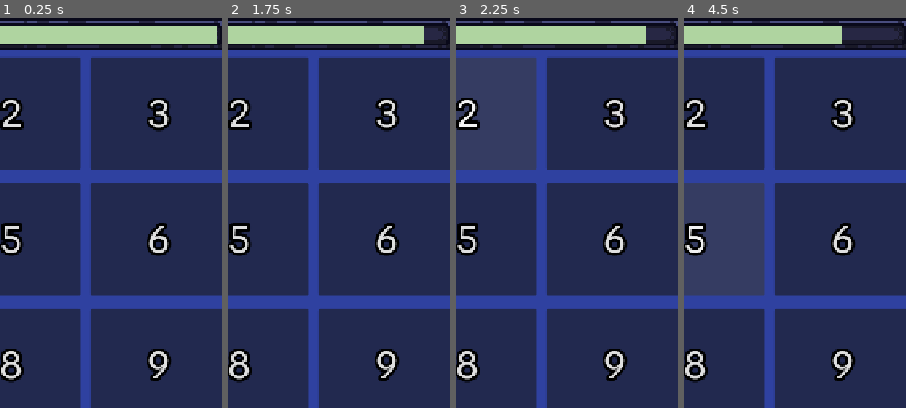
Above: before the commit, frames 1-4 (left to right).
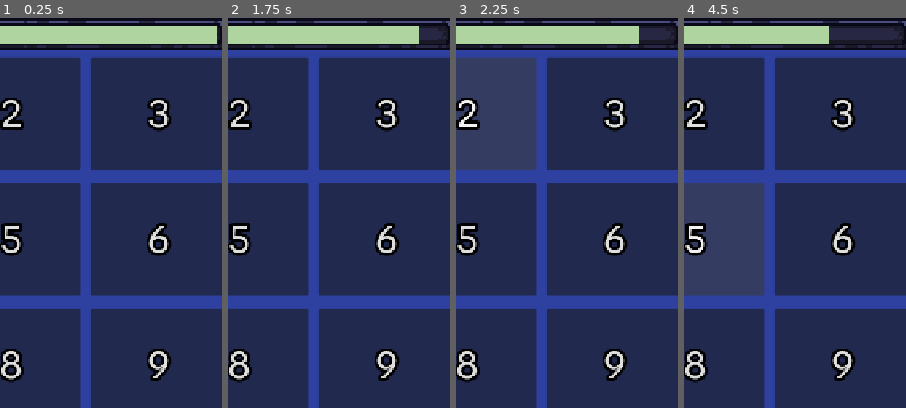
Above: after the commit, the same moments.

Repository: Nano95/project_RUNES
Game: Godot game, scene res://Scenes/FocusChamber.tscn
The game is run twice, just before and just after one commit, with the same random seed, the same clock (stepped at 60 frames per second) and the same inputs. This scene is started directly instead of the project's main scene.
Inputs:
- Up to frame 1 (0.25 s): no input
- Up to frame 2 (1.75 s): click "Clear" at 0.5 s; click "1" at 1.25 s
- Up to frame 3 (2.25 s): click "2" at 2 s
- Up to frame 4 (4.5 s): click "3" at 2.75 s; click "4" at 3.5 s; click "5" at 4.25 s
The pictures show only the part of the screen within x 47-97%, y 32-82%; the shares and areas given below are measured in that part.

Frame 1 is identical in both runs. In frame 2, 0.1% of the frame differs, in the area x 86-89%, y 2-7%; in frame 3, 0.1%; in frame 4, 0.3%, in the area x 65-72%, y 2-7%.
Error before the commit: Invalid access to property or key 'spawn_main_menu' on a base object of type 'Nil'. (res://Scripts/FocusChamber.gd:38)
Error after the commit: Invalid access to property or key 'spawn_main_menu' on a base object of type 'Nil'. (res://Scripts/FocusChamber.gd:39)

Commit message:
Focus chamber is fully working, but needs time restriction

Diff:
--- a/Scenes/FocusChamberModal.tscn
+++ b/Scenes/FocusChamberModal.tscn
@@ -25,13 +25,43 @@
 shader_parameter/time = 4.750000002218258e-07
 shader_parameter/activate = false
 
+[sub_resource type="ShaderMaterial" id="ShaderMaterial_afrjc"]
+resource_local_to_scene = true
+shader = ExtResource("6_jb7aq")
+shader_parameter/time = 4.750000002218258e-07
+shader_parameter/activate = false
+
+[sub_resource type="ShaderMaterial" id="ShaderMaterial_54db4"]
+resource_local_to_scene = true
+shader = ExtResource("6_jb7aq")
+shader_parameter/time = 4.750000002218258e-07
+shader_parameter/activate = false
+
+[sub_resource type="ShaderMaterial" id="ShaderMaterial_jb7aq"]
+resource_local_to_scene = true
+shader = ExtResource("6_jb7aq")
+shader_parameter/time = 4.750000002218258e-07
+shader_parameter/activate = false
+
 [sub_resource type="ShaderMaterial" id="ShaderMaterial_annox"]
 resource_local_to_scene = true
 shader = ExtResource("6_jb7aq")
 shader_parameter/time = 4.750000002218258e-07
 shader_parameter/activate = false
 
-[node name="FocusChamberModal" type="Control" unique_id=674759347 node_paths=PackedStringArray("mainMenuView", "practiceBtn", "trialBtn", "PracticeView", "easyBtn", "medBtn", "hardBtn", "backBtn1", "trialView", "goToTrialBtn", "backBtn2")]
+[sub_resource type="ShaderMaterial" id="ShaderMaterial_6pco4"]
+resource_local_to_scene = true
+shader = ExtResource("6_jb7aq")
+shader_parameter/time = 4.750000002218258e-07
+shader_parameter/activate = false
+
+[sub_resource type="ShaderMaterial" id="ShaderMaterial_6xq21"]
+resource_local_to_scene = true
+shader = ExtResource("6_jb7aq")
+shader_parameter/time = 4.750000002218258e-07
+shader_parameter/activate = false
+
+[node name="FocusChamberModal" type="Control" unique_id=674759347 node_paths=PackedStringArray("mainMenuView", "practiceBtn", "trialBtn", "PracticeView", "easyBtn", "medBtn", "hardBtn", "backBtn1", "easy_hs", "med_hs", "hard_hs", "trial_hs", "trialView", "goToTrialBtn", "backBtn2")]
 layout_mode = 3
 anchors_preset = 8
 anchor_left = 0.5
@@ -51,6 +81,10 @@
 medBtn = NodePath("Panel/Practice/medBtn")
 hardBtn = NodePath("Panel/Practice/hardbtn")
 backBtn1 = NodePath("Panel/Practice/Back")
+easy_hs = NodePath("Panel/Practice/best1")
+med_hs = NodePath("Panel/Practice/best2")
+hard_hs = NodePath("Panel/Practice/best3")
+trial_hs = NodePath("Panel/Trial/best4")
 trialView = NodePath("Panel/Trial")
 goToTrialBtn = NodePath("Panel/Trial/goTrialBtn")
 backBtn2 = NodePath("Panel/Trial/Back")
@@ -165,6 +199,16 @@
 theme_override_font_sizes/font_size = 100
 text = "Easy"
 
+[node name="best1" parent="Panel/Practice" unique_id=1916320797 instance=ExtResource("5_annox")]
+material = SubResource("ShaderMaterial_afrjc")
+layout_mode = 0
+offset_left = 16.0
+offset_top = 287.0
+offset_right = 2176.0
+offset_bottom = 424.0
+text = "Best: 100"
+horizontal_alignment = 1
+
 [node name="medBtn" type="Button" parent="Panel/Practice" unique_id=607334370]
 layout_mode = 1
 anchors_preset = 5
@@ -181,6 +225,16 @@
 theme_override_font_sizes/font_size = 100
 text = "Medium"
 
+[node name="best2" parent="Panel/Practice" unique_id=1734281091 instance=ExtResource("5_annox")]
+material = SubResource("ShaderMaterial_54db4")
+layout_mode = 0
+offset_left = 16.0
+offset_top = 453.0
+offset_right = 2176.0
+offset_bottom = 590.0
+text = "Best: 50"
+horizontal_alignment = 1
+
 [node name="hardbtn" type="Button" parent="Panel/Practice" unique_id=609486937]
 layout_mode = 1
 anchors_preset = 5
@@ -197,6 +251,16 @@
 theme_override_font_sizes/font_size = 100
 text = "Hard
 "
+
+[node name="best3" parent="Panel/Practice" unique_id=1666741112 instance=ExtResource("5_annox")]
+material = SubResource("ShaderMaterial_jb7aq")
+layout_mode = 0
+offset_left = 16.0
+offset_top = 616.0
+offset_right = 2176.0
+offset_bottom = 753.0
+text = "Best: 10"
+horizontal_alignment = 1
 
 [node name="Back" type="Button" parent="Panel/Practice" unique_id=128109825]
 layout_mode = 1
@@ -227,7 +291,32 @@
 offset_top = 103.0
 offset_right = 2176.0
 offset_bottom = 453.0
-text = "A timed mental trial. Gain essences based on the success of your concentration."
+text = "A timed mental trial. Rest and come back for more trials."
+horizontal_alignment = 1
+
+[node name="Info2" parent="Panel/Trial" unique_id=46901148 instance=ExtResource("5_annox")]
+material = SubResource("ShaderMaterial_6pco4")
+layout_mode = 0
+offset_left = 16.0
+offset_top = 257.0
+offset_right = 2176.0
+offset_bottom = 1034.0
+text = "For every correct sequence, get essence rewards!
+
+The longer your stay, longer the sequences will become, but will yield higher rewards.
+
+For every correct answer, you will also get a small amount of time back."
+horizontal_alignment = 1
+
+[node name="best4" parent="Panel/Trial" unique_id=763974126 instance=ExtResource("5_annox")]
+material = SubResource("ShaderMaterial_6xq21")
+layout_mode = 0
+offset_left = 16.0
+offset_top = 564.0
+offset_right = 1645.9999
+offset_bottom = 701.0
+scale = Vector2(0.4, 0.4)
+text = "Best: 10"
 horizontal_alignment = 1
 
 [node name="Back" type="Button" parent="Panel/Trial" unique_id=173291759]
@@ -236,9 +325,9 @@
 anchor_left = 0.5
 anchor_right = 0.5
 offset_left = 67.0
-offset_top = 573.0
+offset_top = 659.0
 offset_right = 596.9999
-offset_bottom = 782.9999
+offset_bottom = 868.9999
 grow_horizontal = 2
 scale = Vector2(0.4, 0.4)
 theme_override_constants/outline_size = 30
@@ -252,9 +341,9 @@
 anchor_left = 0.5
 anchor_right = 0.5
 offset_left = 356.99997
-offset_top = 573.0
+offset_top = 659.0
 offset_right = 886.9999
-offset_bottom = 782.9999
+offset_bottom = 868.9999
 grow_horizontal = 2
 scale = Vector2(0.4, 0.4)
 theme_override_constants/outline_size = 30
--- a/Scenes/FocusChamberSummary.tscn
+++ b/Scenes/FocusChamberSummary.tscn
@@ -2,6 +2,7 @@
 
 [ext_resource type="Script" uid="uid://bgbnythgbvnq4" path="res://Scripts/FocusChamberSummary.gd" id="1_42cd5"]
 [ext_resource type="Shader" uid="uid://bd2x5ino2w7yq" path="res://Shaders/Blur.gdshader" id="2_7o6th"]
+[ext_resource type="PackedScene" uid="uid://bgmuooukrioal" path="res://Scenes/LootLabelContainer.tscn" id="2_8gtin"]
 [ext_resource type="Theme" uid="uid://bahsos2kud6is" path="res://Resources/Themes/Panel_theme_res.tres" id="2_ku0n2"]
 [ext_resource type="Theme" uid="uid://6l1e7tacwmvs" path="res://Resources/Themes/SubpanelT2_theme_res.tres" id="3_7o6th"]
 [ext_resource type="PackedScene" uid="uid://l7ogby45st2d" path="res://Scenes/MyLabel.tscn" id="4_8gtin"]
@@ -30,7 +31,7 @@
 shader_parameter/time = 4.750000002218258e-07
 shader_parameter/activate = false
 
-[node name="FocusChamberModal" type="Control" unique_id=674759347 node_paths=PackedStringArray("quote_label", "score_label", "highscore_label", "back_button")]
+[node name="FocusChamberModal" type="Control" unique_id=674759347 node_paths=PackedStringArray("quote_label", "score_label", "highscore_label", "back_button", "loot_container")]
 layout_mode = 3
 anchors_preset = 8
 anchor_left = 0.5
@@ -46,6 +47,8 @@
 score_label = NodePath("ColorRect/Panel/Main/score")
 highscore_label = NodePath("ColorRect/Panel/Main/HighscoreTxt")
 back_button = NodePath("ColorRect/Panel/Main/FinishButton")
+loot_labels = ExtResource("2_8gtin")
+loot_container = NodePath("ColorRect/Panel/Main/Panel/LootContainer")
 
 [node name="ColorRect" type="ColorRect" parent="." unique_id=1585291196]
 material = SubResource("ShaderMaterial_8gtin")
--- a/Scripts/FocusChamber.gd
+++ b/Scripts/FocusChamber.gd
@@ -20,9 +20,10 @@
 var shake_tween: Tween
 
 var current_loot_summary:Dictionary
-var timer_duration: float = 30.0
+var timer_duration: float = 25.0
 var timer_remaining: float = 0.0
 var timer_active: bool = false
+var on_correct_addition:float = 1.0
 
 var score:int = 0 # keeps track of how many times the player got it right.
 var main:MainNode
@@ -45,7 +46,6 @@
 func setup(m:MainNode, ispractice:bool=false, practice_mode:String="") -> void:
 	main = m
 	is_practice = ispractice
-	print("-is_practice : ", is_practice)
 	if (!is_practice):
 		return
 	practice_difficulty = practice_mode
@@ -53,7 +53,6 @@
 func _process(delta: float) -> void:
 	if (not timer_active):
 		return
-
 	timer_remaining -= delta
 
 	# Update progress bar (1.0 → 0.0)
@@ -76,18 +75,19 @@
 	particles_timer.start(.1)
 
 	# Do not reward essences in practice mode
-	loot_manager.add_loot_from_key("arcane essence", amount)
 	if (is_practice):
 		return
 
 	var essence_types := ["arcane", "fire", "ice", "earth", "electric"]
 	var chosen = essence_types[randi() % essence_types.size()]
-
+	loot_manager.add_loot_from_key(chosen + " essence", amount)
+	if !(current_loot_summary.has(chosen + " essence")):
+		current_loot_summary[chosen + " essence"] = 0
+	current_loot_summary[chosen + " essence"] += amount
 	# Add to current essences
-	#main.save_data.current_essences[chosen] += amount
-#
-	## Add to total essences (lifetime)
-	#main.save_data.total_essences[chosen] += amount
+	main.game_data.current_essences[chosen] += amount
+	# Add to total essences (lifetime)
+	main.game_data.total_essences[chosen] += amount
 
 func connect_number_pad() -> void:
 	# Loop through all Button children of this Control node
@@ -112,6 +112,7 @@
 			player_input = player_input.substr(0, player_input.length() - 1)
 	elif (button.text.contains("Clear")):
 		player_input = ""
+		#player_input = str(code_number)
 	else:
 		# Append the number to the input
 		player_input += button.text
@@ -161,12 +162,15 @@
 			"E":
 				_length = 4
 				chunk = 4
+				on_correct_addition = .7
 			"M":
 				_length = 6
 				chunk = 3
+				on_correct_addition = 1.5
 			"H":
 				_length = 8
 				chunk = 4
+				on_correct_addition = 2.5
 	else:
 		var diff := get_trial_difficulty(score)
 		_length = diff["length"]
@@ -200,17 +204,21 @@
 
 func get_trial_difficulty(_score: int) -> Dictionary:
 	if (_score < 4):
+		on_correct_addition = 0.5
 		return {"length": 4, "chunk": 4}
 	elif (_score < 10):
+		on_correct_addition = 1.4
 		return {"length": 6, "chunk": 3}
 	elif (_score < 15):
+		on_correct_addition = 1.8
 		return {"length": 8, "chunk": 4}
 	else:
+		on_correct_addition = 2.5
 		return {"length": 9, "chunk": 3}
 
 func spawn_summary() -> void:
 	var summary = focus_chamber_summary.instantiate()
-	summary.setup(main, score, is_practice, practice_difficulty)
+	summary.setup(main, self, score, is_practice, practice_difficulty)
 	main.spawn_to_top_ui_layer(summary)
 
 func animate_code_label(target_alpha: float, duration: float = 0.25) -> void:
--- a/Scripts/FocusChamberModal.gd
+++ b/Scripts/FocusChamberModal.gd
@@ -9,6 +9,10 @@
 @export var medBtn:Button
 @export var hardBtn:Button
 @export var backBtn1:Button
+@export var easy_hs:Label
+@export var med_hs:Label
+@export var hard_hs:Label
+@export var trial_hs:Label
 
 @export var trialView:Control
 @export var goToTrialBtn:Button
@@ -18,6 +22,7 @@
 func _ready() -> void:
 	display_main_view()
 	connect_buttons()
+	setup_labels()
 	Utils.animate_summary_in_happy(self)
 
 func setup(m:MainNode) -> void:
@@ -50,3 +55,9 @@
 
 func spawn_focus_chamber(is_practice:bool=false, mode:String="") -> void:
 	main.spawn_focus_chamber(is_practice, mode)
+
+func setup_labels() -> void:
+	easy_hs.text = "Best: " + str(main.game_data.focus_chamber_practice_easy_highscore)
+	med_hs.text = "Best: " + str(main.game_data.focus_chamber_practice_med_highscore)
+	hard_hs.text = "Best: " + str(main.game_data.focus_chamber_practice_hard_highscore)
+	trial_hs.text = "Best: " + str(main.game_data.focus_chamber_trial_highscore)
--- a/Scripts/FocusChamberSummary.gd
+++ b/Scripts/FocusChamberSummary.gd
@@ -5,10 +5,14 @@
 @export var score_label:Label
 @export var highscore_label:RichTextLabel
 @export var back_button:Button
+@export var loot_labels: PackedScene
+@export var loot_container: VBoxContainer
+
 var score:int
 var is_practice:bool=false
 var mode:String=""
 var main:MainNode
+var parent:FocusChamber
 
 func _ready() -> void:
 	score_and_labels()
@@ -16,14 +20,23 @@
 	back_button.pressed.connect(main.delete_all_top_ui_children)
 	back_button.pressed.connect(main.spawn_main_menu)
 
-func setup(m:MainNode, scor:int=0, practice:bool=false, _mode:String="") -> void:
+func setup(m:MainNode, par:FocusChamber, scor:int=0, practice:bool=false, _mode:String="") -> void:
 	main = m
+	parent = par
 	score = scor
 	is_practice = practice
 	mode = _mode
 
 func setup_loot() -> void:
-	pass
+	var all_loot = parent.current_loot_summary
+
+	for loot in all_loot.keys():
+		if (all_loot[loot] == 0): continue # Dont show if something has 0 qty. (GOLD)
+		var data = ItemsDatabase.loot_data[loot]
+		var lbl = loot_labels.instantiate()
+		lbl.scale *= 2
+		lbl.setup(data.name, data.icon, all_loot[loot])
+		loot_container.add_child(lbl)
 
 func score_and_labels() -> void:
 	var was_highscore:bool = false
